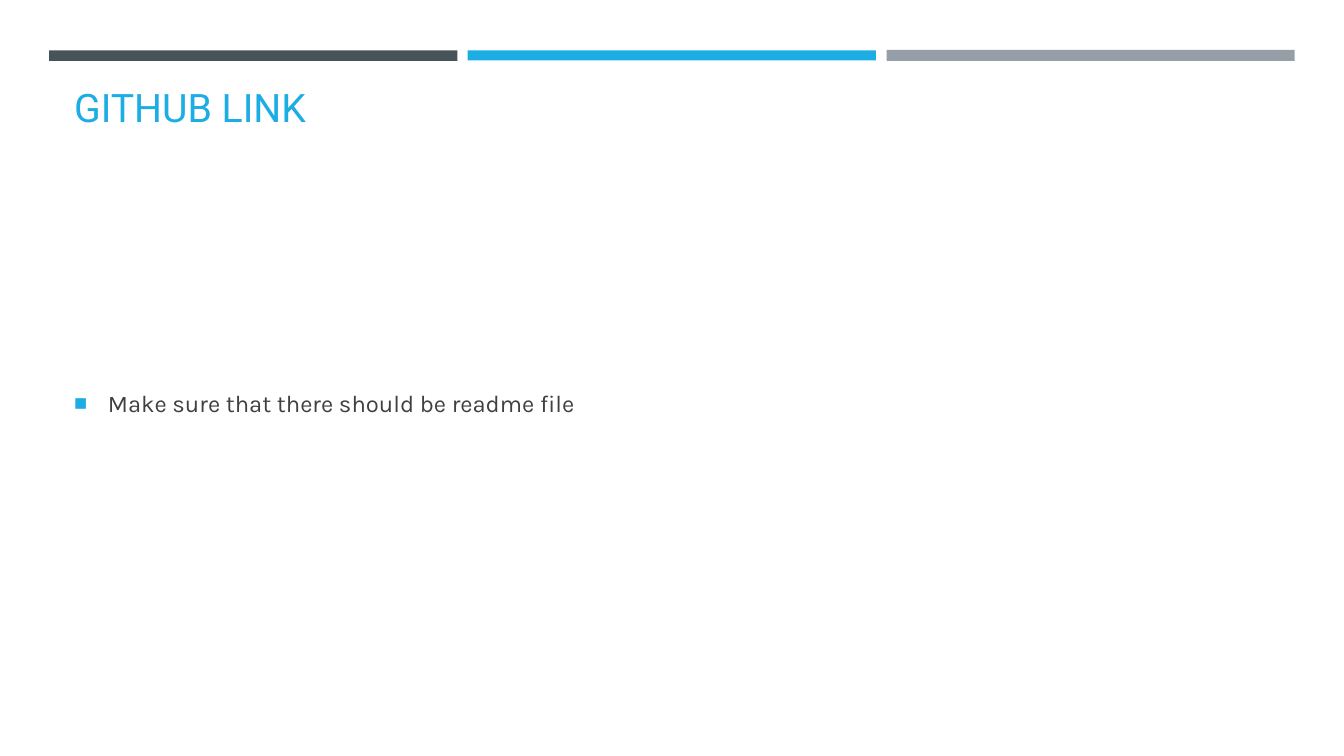
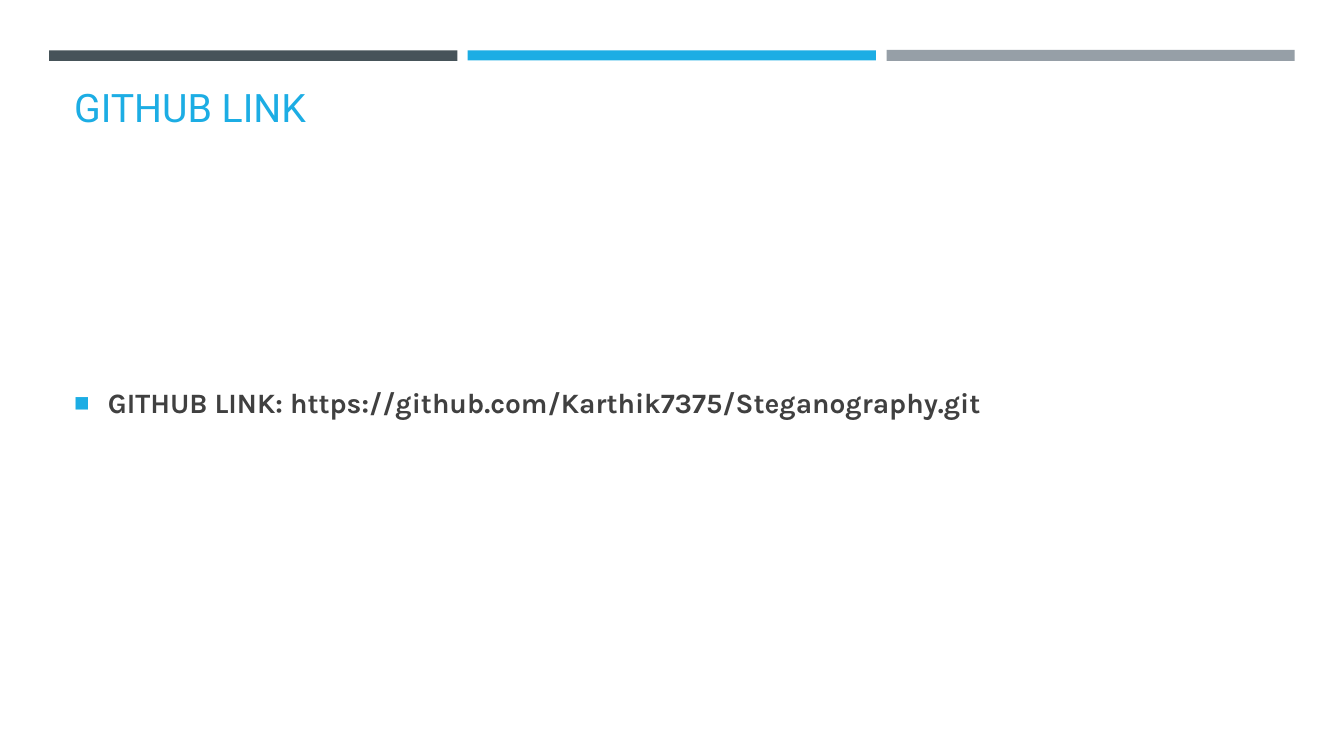
Before and after one commit to Karthik7375/Steganography, a slide deck: slide 16 of Karthik_Ganesh_Project.pptx. Drawn at 1344x756 pixels with LibreOffice and Linux fonts; fonts in the diff are those of the drawing; background and template pictures are left out. Boxes give left, top, right and bottom in pixels: in the first picture for what was removed or moved away, otherwise in the second. Text is boxed around its words. In the diff, an @@ line names an element or a change of style, - is before the commit and + after.

```diff
--- a/Karthik_Ganesh_Project.pptx
+++ b/Karthik_Ganesh_Project.pptx
@@ text at (108, 392, 980, 420): text changed; size 17 to 20 pt; bold on @@
-■ Make sure that there should be readme file
+■ GITHUB LINK: https://github.com/Karthik7375/Steganography.git
```
Also in this commit, not shown: 3 other slides changed, 2 other files.
